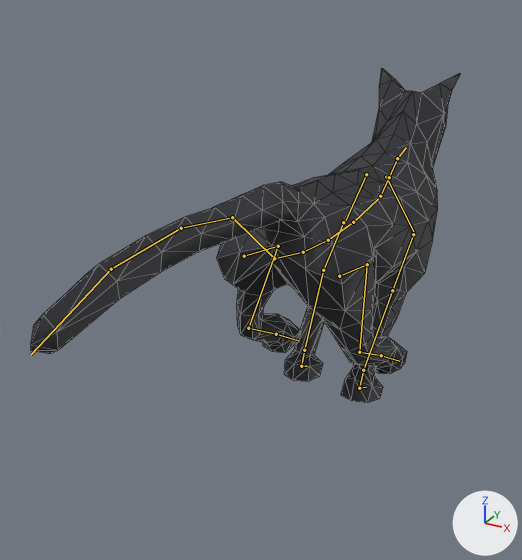
An edit to the glTF model assets-src/cat.glb, drawn before and after from the same camera.
Before and after are seen from a camera (50 mm lens) standing at (0.277, -0.678, 0.456) and looking at (-0.042, -0.097, 0.166). Lighting does not change. The marker at lower right points along +X, +Y and +Z. The older version comes first. Both versions are drawn at frame 7 of the action 'run'; the numbers are the values there. The bones that bend it are drawn over the model as lines. Mesh edges are drawn as thin lines.

In view in the first picture: 'cat_body'.
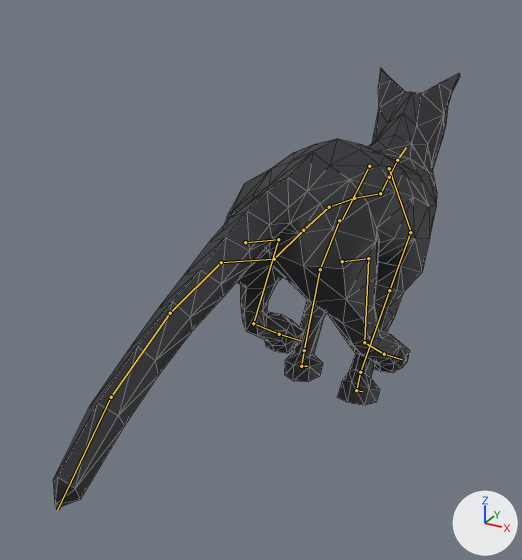
Pixel boxes [x1, y1, x2, y2] of what changed, in the pictures (522 x 560 px):
'cat_body', posed (31% taller)
    before: [31, 68, 460, 403]
    after: [53, 68, 460, 508]
bone 'DEF-spine', root to tip
    before: (274, 258) to (303, 252)
    after: (274, 259) to (303, 230)
bone 'DEF-spine.001', root to tip
    before: (303, 252) to (328, 240)
    after: (303, 230) to (329, 207)
bone 'DEF-spine.002', root to tip
    before: (328, 240) to (353, 222)
    after: (329, 207) to (354, 198)
bone 'DEF-spine.003', root to tip
    before: (353, 222) to (378, 199)
    after: (354, 198) to (377, 194)
bone 'DEF-upper_arm.L', root to tip
    before: (343, 222) to (323, 270)
    after: (339, 220) to (320, 269)
bone 'DEF-forearm.L', root to tip
    before: (323, 270) to (304, 350)
    after: (320, 269) to (304, 350)
bone 'DEF-upper_arm.R', root to tip
    before: (413, 234) to (392, 290)
    after: (410, 232) to (389, 290)
bone 'DEF-f_toe.R', root to tip
    before: (359, 388) to (366, 387)
    after: (356, 390) to (362, 391)
bone 'DEF-spine.004', root to tip
    before: (380, 196) to (389, 177)
    after: (380, 193) to (389, 177)
bone 'DEF-spine.006', root to tip
    before: (397, 158) to (406, 147)
    after: (397, 160) to (406, 147)
bone 'DEF-thigh.L', root to tip
    before: (244, 256) to (278, 246)
    after: (245, 242) to (278, 239)
bone 'DEF-shin.L', root to tip
    before: (278, 246) to (248, 328)
    after: (278, 239) to (253, 323)
bone 'DEF-foot.L', root to tip
    before: (248, 328) to (276, 334)
    after: (253, 323) to (279, 334)
bone 'DEF-thigh.R', root to tip
    before: (339, 276) to (367, 264)
    after: (342, 261) to (368, 258)
bone 'DEF-shin.R', root to tip
    before: (367, 264) to (359, 352)
    after: (368, 258) to (364, 342)
bone 'DEF-foot.R', root to tip
    before: (359, 352) to (381, 355)
    after: (364, 342) to (384, 354)
bone 'DEF-r_toe.R', root to tip
    before: (381, 355) to (399, 361)
    after: (384, 354) to (402, 359)

The change, as a diff of the scene's bpy script:
```diff
--- a/assets-src/cat.glb.py
+++ b/assets-src/cat.glb.py
@@ bone_def_spine @@
 bone_def_spine = bpy.data.objects['cat_rig'].pose.bones['DEF-spine']
-bone_def_spine.location = (0.01, 0.002, 0.0)
-bone_def_spine.rotation_quaternion = (0.992, 0.0, 0.0, -0.125)  # degrees (0, 0, -14)
+bone_def_spine.location = (0.01, 0.001, 0.0)
+bone_def_spine.rotation_quaternion = (0.998, 0.0, 0.0, 0.066)  # degrees (0, 0, 8)
@@ bone_def_spine_001 @@
 bone_def_spine_001 = bpy.data.objects['cat_rig'].pose.bones['DEF-spine.001']  # child of 'DEF-spine'
-bone_def_spine_001.rotation_quaternion = (1.0, 0.0, 0.0, 0.031)  # degrees (0, 0, 4)
+bone_def_spine_001.rotation_quaternion = (0.999, 0.0, 0.0, -0.052)  # degrees (0, 0, -6)
@@ bone_def_spine_002 @@
 bone_def_spine_002 = bpy.data.objects['cat_rig'].pose.bones['DEF-spine.002']  # child of 'DEF-spine.001'
-bone_def_spine_002.rotation_quaternion = (0.998, 0.0, 0.0, 0.062)  # degrees (0, 0, 7)
+bone_def_spine_002.rotation_quaternion = (0.995, 0.0, 0.0, -0.103)  # degrees (0, 0, -12)
@@ bone_def_spine_003 @@
 bone_def_spine_003 = bpy.data.objects['cat_rig'].pose.bones['DEF-spine.003']  # child of 'DEF-spine.002'
-bone_def_spine_003.rotation_quaternion = (1.0, 0.0, 0.0, 0.031)  # degrees (0, 0, 4)
+bone_def_spine_003.rotation_quaternion = (0.999, 0.0, 0.0, -0.052)  # degrees (0, 0, -6)
@@ bone_def_upper_arm_l @@
 bone_def_upper_arm_l = bpy.data.objects['cat_rig'].pose.bones['DEF-upper_arm.L']  # child of 'DEF-shoulder.L'
-bone_def_upper_arm_l.rotation_quaternion = (0.951, -0.309, 0.0, 0.025)  # degrees (-36, 1, 3)
+bone_def_upper_arm_l.rotation_quaternion = (0.987, -0.162, 0.0, 0.011)  # degrees (-19, 0, 1)
@@ bone_def_forearm_l @@
 bone_def_forearm_l = bpy.data.objects['cat_rig'].pose.bones['DEF-forearm.L']  # child of 'DEF-upper_arm.L'
-bone_def_forearm_l.rotation_quaternion = (1.0, 0.018, -0.008, 0.004)  # degrees (2, -1, 0)
+bone_def_forearm_l.rotation_quaternion = (0.998, 0.059, -0.003, 0.002)  # degrees (7, 0, 0)
@@ bone_def_upper_arm_r @@
 bone_def_upper_arm_r = bpy.data.objects['cat_rig'].pose.bones['DEF-upper_arm.R']  # child of 'DEF-shoulder.R'
-bone_def_upper_arm_r.rotation_quaternion = (0.968, -0.25, 0.0, -0.036)  # degrees (-29, -1, -4)
+bone_def_upper_arm_r.rotation_quaternion = (0.995, -0.098, 0.0, -0.024)  # degrees (-11, 0, -3)
@@ bone_def_f_toe_r @@
 bone_def_f_toe_r = bpy.data.objects['cat_rig'].pose.bones['DEF-f_toe.R']  # child of 'DEF-hand.R'
-bone_def_f_toe_r.rotation_quaternion = (0.922, 0.386, 0.009, 0.027)  # degrees (45, 0, 3)
+bone_def_f_toe_r.rotation_quaternion = (0.94, 0.339, 0.006, 0.024)  # degrees (40, 0, 3)
@@ bone_def_spine_004 @@
 bone_def_spine_004 = bpy.data.objects['cat_rig'].pose.bones['DEF-spine.004']  # child of 'DEF-spine.003'
-bone_def_spine_004.rotation_quaternion = (1.0, 0.0, 0.0, -0.031)  # degrees (0, 0, -4)
+bone_def_spine_004.rotation_quaternion = (0.999, 0.0, 0.0, 0.052)  # degrees (0, 0, 6)
@@ bone_def_spine_006 @@
 bone_def_spine_006 = bpy.data.objects['cat_rig'].pose.bones['DEF-spine.006']  # child of 'DEF-spine.005'
-bone_def_spine_006.rotation_quaternion = (1.0, 0.0, 0.0, 0.006)  # degrees (0, 0, 1)
+bone_def_spine_006.rotation_quaternion = (0.996, 0.0, 0.0, 0.089)  # degrees (0, 0, 10)
@@ bone_def_thigh_l @@
 bone_def_thigh_l = bpy.data.objects['cat_rig'].pose.bones['DEF-thigh.L']  # child of 'DEF-spine'
-bone_def_thigh_l.rotation_quaternion = (0.867, -0.499, 0.0, -0.001)  # degrees (-60, 0, 0)
+bone_def_thigh_l.rotation_quaternion = (0.959, -0.284, 0.0, -0.002)  # degrees (-33, 0, 0)
@@ bone_def_shin_l @@
 bone_def_shin_l = bpy.data.objects['cat_rig'].pose.bones['DEF-shin.L']  # child of 'DEF-thigh.L'
-bone_def_shin_l.rotation_quaternion = (0.938, 0.348, -0.002, -0.013)  # degrees (41, 0, -1)
+bone_def_shin_l.rotation_quaternion = (0.967, 0.255, 0.0, -0.005)  # degrees (30, 0, -1)
@@ bone_def_foot_l @@
 bone_def_foot_l = bpy.data.objects['cat_rig'].pose.bones['DEF-foot.L']  # child of 'DEF-shin.L'
-bone_def_foot_l.rotation_quaternion = (0.941, -0.339, -0.002, -0.001)  # degrees (-40, 0, 0)
+bone_def_foot_l.rotation_quaternion = (0.967, -0.253, -0.001, 0.0)  # degrees (-29, 0, 0)
@@ bone_def_thigh_r @@
 bone_def_thigh_r = bpy.data.objects['cat_rig'].pose.bones['DEF-thigh.R']  # child of 'DEF-spine'
-bone_def_thigh_r.rotation_quaternion = (0.87, -0.493, 0.0, 0.003)  # degrees (-59, 0, 0)
+bone_def_thigh_r.rotation_quaternion = (0.962, -0.271, 0.0, 0.002)  # degrees (-31, 0, 0)
@@ bone_def_shin_r @@
 bone_def_shin_r = bpy.data.objects['cat_rig'].pose.bones['DEF-shin.R']  # child of 'DEF-thigh.R'
-bone_def_shin_r.rotation_quaternion = (0.995, 0.101, -0.001, 0.009)  # degrees (12, 0, 1)
+bone_def_shin_r.rotation_quaternion = (1.0, -0.016, -0.001, 0.003)  # degrees (-2, 0, 0)
@@ bone_def_foot_r @@
 bone_def_foot_r = bpy.data.objects['cat_rig'].pose.bones['DEF-foot.R']  # child of 'DEF-shin.R'
-bone_def_foot_r.rotation_quaternion = (0.994, -0.107, 0.001, 0.0)  # degrees (-12, 0, 0)
+bone_def_foot_r.rotation_quaternion = (1.0, 0.015, 0.0, 0.0)  # degrees (2, 0, 0)
@@ bone_def_r_toe_r @@
 bone_def_r_toe_r = bpy.data.objects['cat_rig'].pose.bones['DEF-r_toe.R']  # child of 'DEF-foot.R'
-bone_def_r_toe_r.rotation_quaternion = (0.922, 0.386, -0.002, 0.001)  # degrees (45, 0, 0)
+bone_def_r_toe_r.rotation_quaternion = (0.942, 0.335, -0.007, -0.003)  # degrees (39, -1, -1)
```
